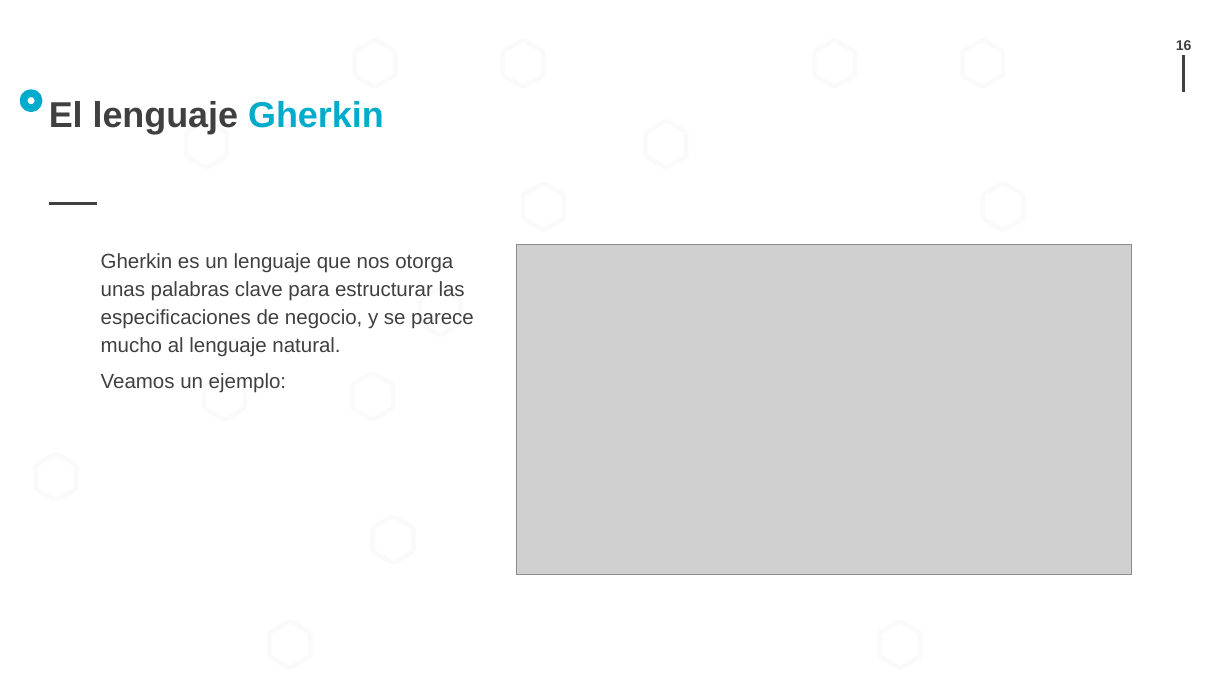
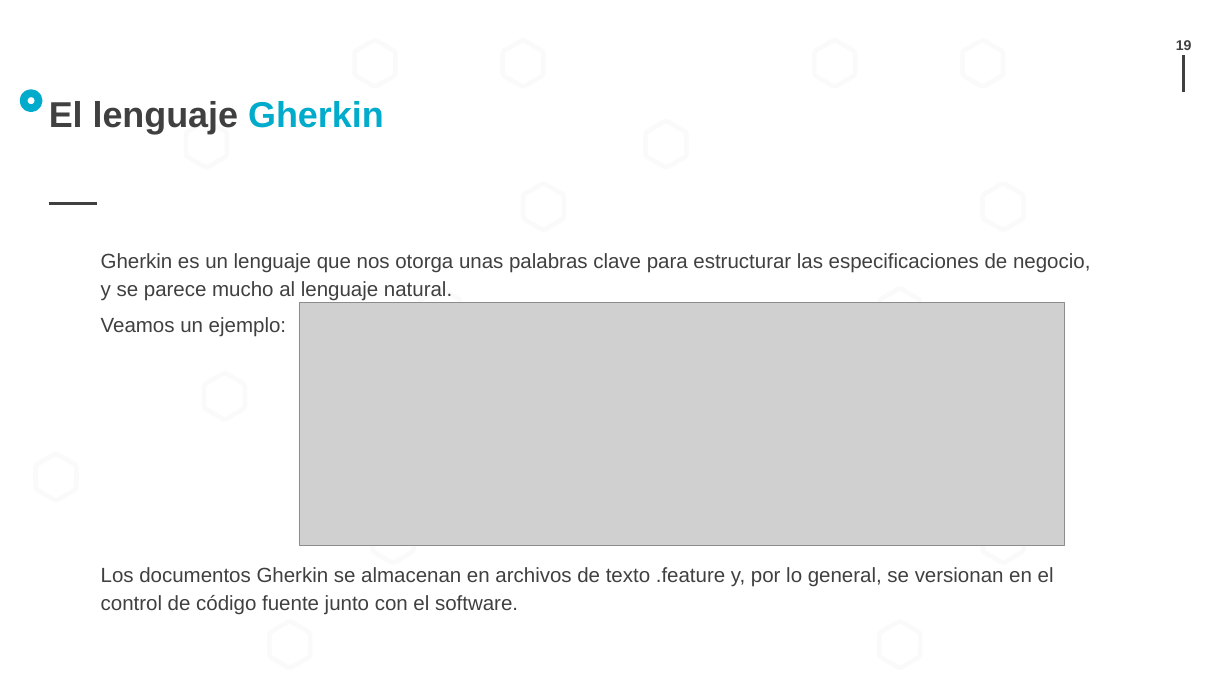
Before and after one commit to manzanero/appium-exposition-es, a slide deck: slide 19 of 2022-03-10__Appium__Alejandro_Manzanero.pptx (slide 16 before the commit). Drawn at 1232x693 pixels with LibreOffice and Linux fonts; fonts in the diff are those of the drawing; grey boxes stand for pictures; background and template pictures are left out. Boxes give left, top, right and bottom in pixels: in the first picture for what was removed or moved away, otherwise in the second. Text is boxed around its words. In the diff, an @@ line names an element or a change of style, - is before the commit and + after.

```diff
--- a/2022-03-10__Appium__Alejandro_Manzanero.pptx
+++ b/2022-03-10__Appium__Alejandro_Manzanero.pptx
@@ freeform shape: place and size @@
-freeform shape at (352, 373, 393, 420)
+freeform shape at (880, 288, 921, 335)
@@ picture: place and size @@
-picture at (517, 245, 1131, 575)
+picture at (299, 303, 1065, 545)
@@ freeform shape added at (983, 517, 1024, 563), outline #F2F2F2 3.5 pt @@
@@ text at (101, 567, 1054, 615): paragraph added @@
+Los documentos Gherkin se almacenan en archivos de texto .feature y, por lo general, se versionan en el control de código fuente junto con el software.
```
Also in this commit, not shown: 4 other slides changed, 6 slides added, 1 other file.
